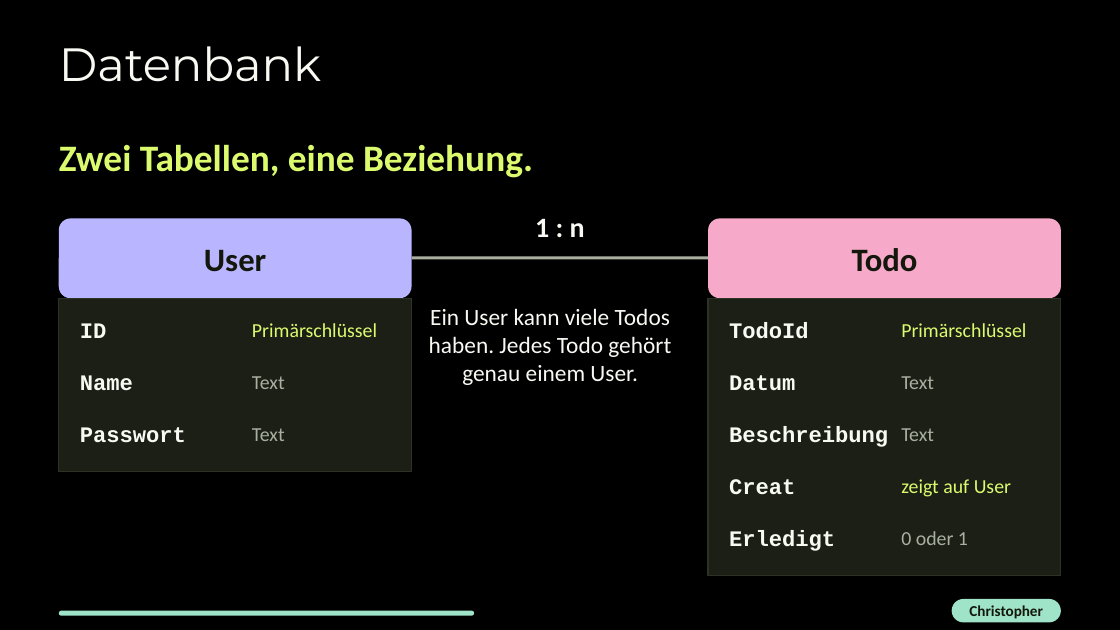
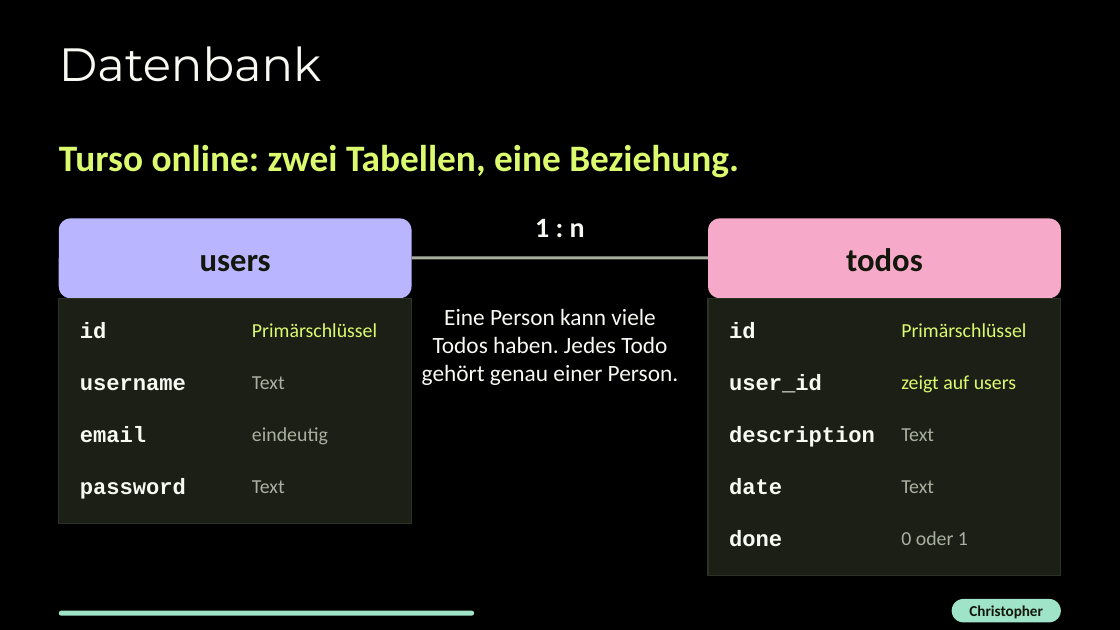
Before and after one commit to alexlearns3/To-Do, a slide deck: slide 12 of Präsi/Präsi ToDOProjekt (neu).pptx. Drawn at 1120x630 pixels with LibreOffice and Linux fonts; fonts in the diff are those of the drawing. Boxes give left, top, right and bottom in pixels: in the first picture for what was removed or moved away, otherwise in the second. Text is boxed around its words. In the diff, an @@ line names an element or a change of style, - is before the commit and + after.

Commit message:
Alex: docs: Praesentation auf aktuellen Stand gebracht
Neue App-Bilder, Turso-Datenbank und aktuelle Zahlen aus dem Repository.

```diff
--- a/Präsi/Präsi ToDOProjekt (neu).pptx
+++ b/Präsi/Präsi ToDOProjekt (neu).pptx
@@ text at [59,144,739,178]: text changed @@
-Zwei Tabellen, eine Beziehung.
+Turso online: zwei Tabellen, eine Beziehung.
@@ text in rounded rectangle at [200,255,271,272]: text changed @@
-User
+users
@@ text in rounded rectangle at [846,248,923,272]: text changed @@
-Todo
+todos
@@ rectangle: place and size @@
-rectangle at [59,298,412,471]
+rectangle at [59,298,412,523]
@@ text at [80,322,107,338]: text changed @@
-ID
+id
@@ text at [422,308,679,385]: text changed @@
-Ein User kann viele Todos haben. Jedes Todo gehört genau einem User.
+Eine Person kann viele Todos haben. Jedes Todo gehört genau einer Person.
@@ text at [729,322,756,339]: text changed @@
-TodoId
+id
@@ text at [80,378,186,391]: text changed @@
-Name
+username
@@ text at [729,374,822,393]: text changed @@
-Datum
+user_id
@@ text at [901,375,1016,393]: text changed @@
-zeigt auf User
+zeigt auf users
@@ text at [80,426,146,443]: text changed @@
-Passwort
+email
@@ text added at [252,427,328,445], 17 pt, text #A9B0A0 @@
+eindeutig
@@ text at [729,426,875,447]: text changed @@
-Beschreibung
+description
@@ text added at [80,478,186,499], 19 pt, text #F7F9F2, bold @@
+password
@@ text "Text": place and size @@
-text "Text" at [252,428,285,441]
+text "Text" at [252,480,285,493]
@@ text at [729,478,782,495]: text changed @@
-Creat
+date
@@ text "Text": place and size @@
-text "Text" at [901,376,934,389]
+text "Text" at [901,480,934,493]
@@ text at [729,530,782,547]: text changed @@
-Erledigt
+done
```
Also in this commit, not shown: 4 other slides changed.
